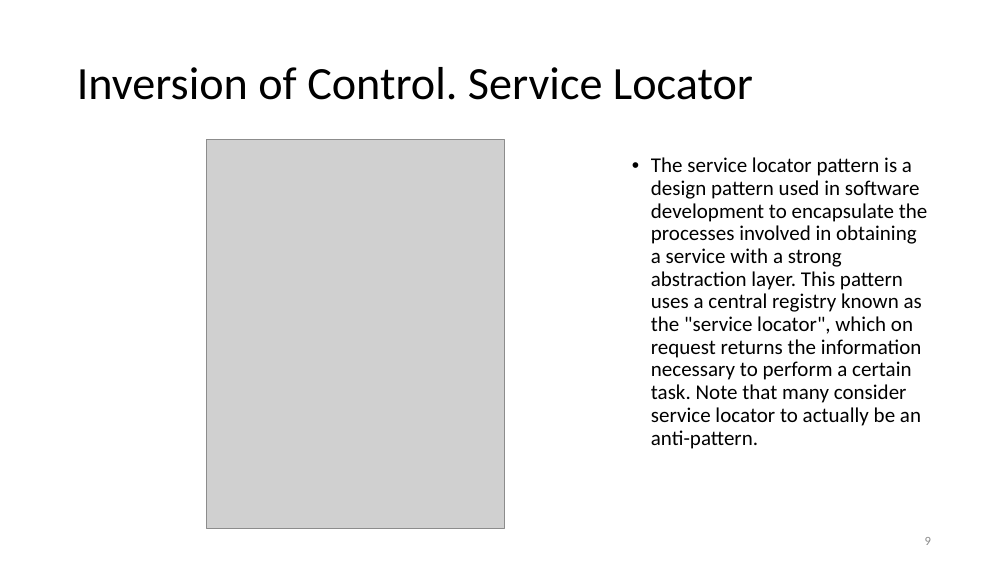
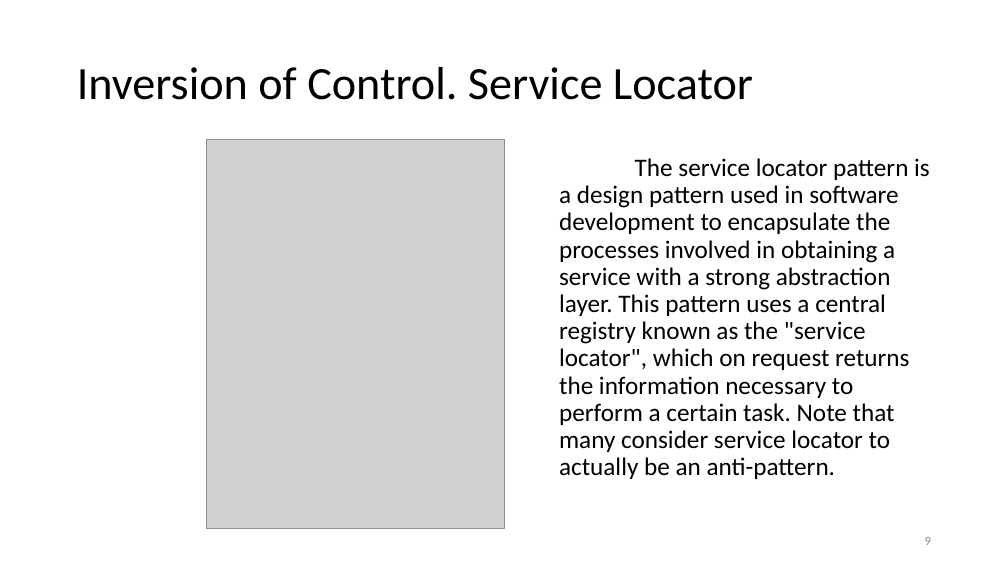
Before and after one commit to brahinets/GeekHub-J4W-8, a slide deck: slide 9 of Lectures/Lesson 15 - Spring Framework.pptx. Drawn at 1008x567 pixels with LibreOffice and Linux fonts; fonts in the diff are those of the drawing; grey boxes stand for pictures. Boxes give left, top, right and bottom in pixels: in the first picture for what was removed or moved away, otherwise in the second. Text is boxed around its words. In the diff, an @@ line names an element or a change of style, - is before the commit and + after.

Commit message:
L15 Add home task

```diff
--- a/Lectures/Lesson 15 - Spring Framework.pptx
+++ b/Lectures/Lesson 15 - Spring Framework.pptx
@@ text "The service locator pattern is ..." moved from (x1=651, y1=157, x2=928, y2=449) to (x1=559, y1=158, x2=930, y2=479) @@
@@ text "The service locator pattern is ..." at (x1=559, y1=158, x2=930, y2=479): size 20 to 24 pt; bullet • to none @@
```
Also in this commit, not shown: 7 other slides changed, 1 slide added, 1 slide removed.
